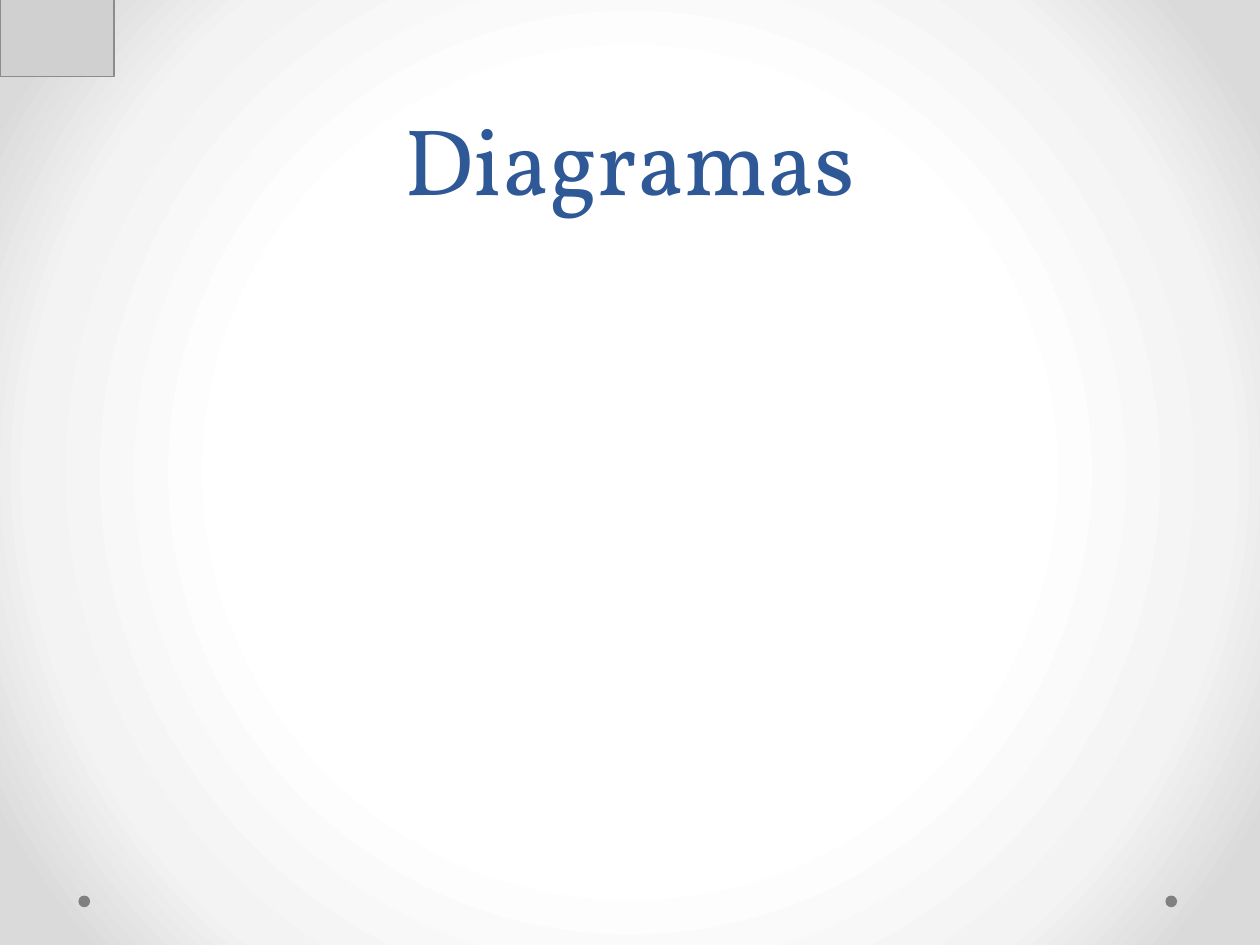
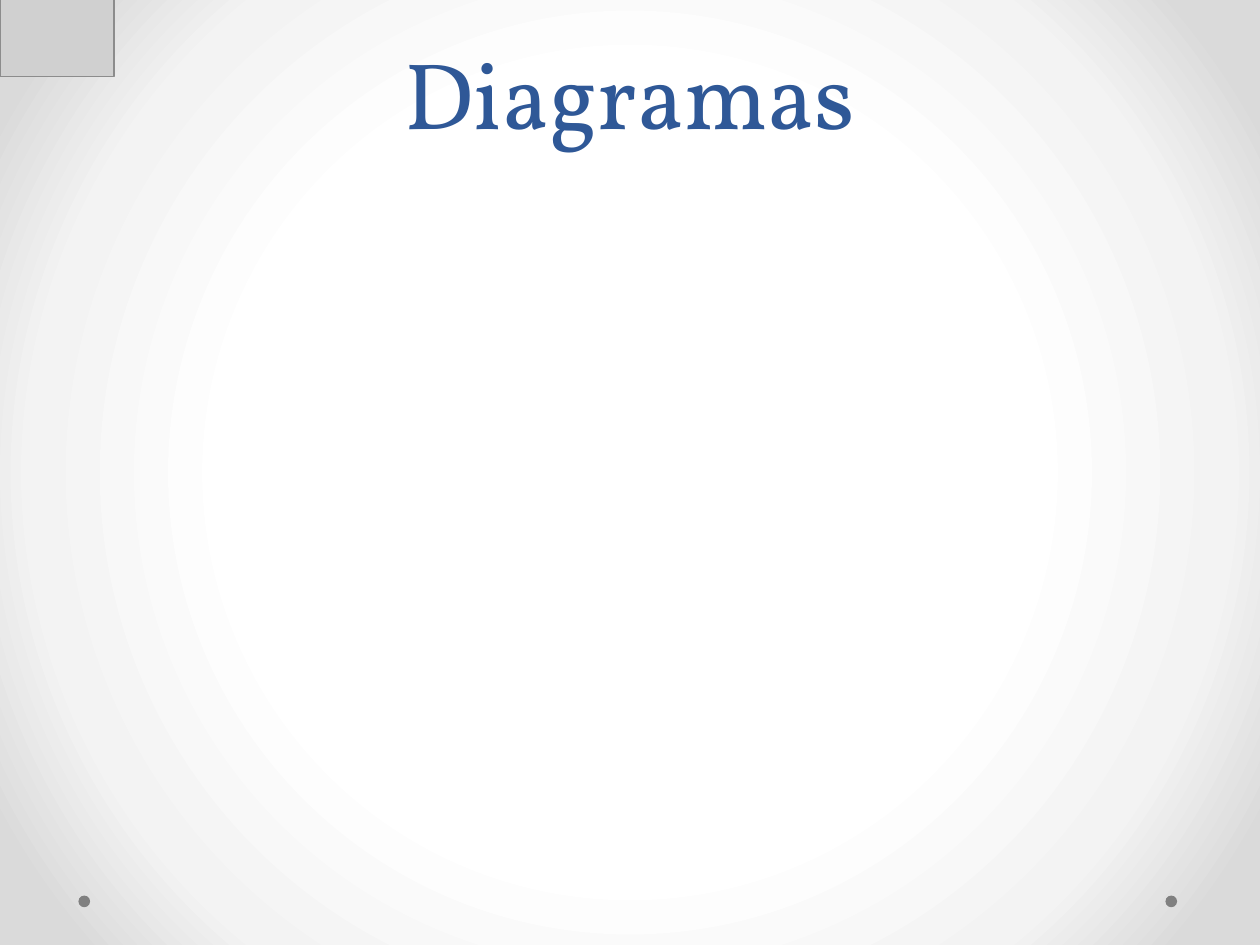
Before and after one commit to Neimarmg/TCC, a slide deck: slide 21 of Ppt.pptx. Drawn at 1260x945 pixels with LibreOffice and Linux fonts; fonts in the diff are those of the drawing; grey boxes stand for pictures. Boxes give left, top, right and bottom in pixels: in the first picture for what was removed or moved away, otherwise in the second. Text is boxed around its words. In the diff, an @@ line names an element or a change of style, - is before the commit and + after.

```diff
--- a/Ppt.pptx
+++ b/Ppt.pptx
@@ title "Diagramas": place and size @@
-title "Diagramas" at box(405, 129, 856, 219)
+title "Diagramas" at box(405, 63, 856, 153)
```
Also in this commit, not shown: 5 other slides changed, 2 other files.
